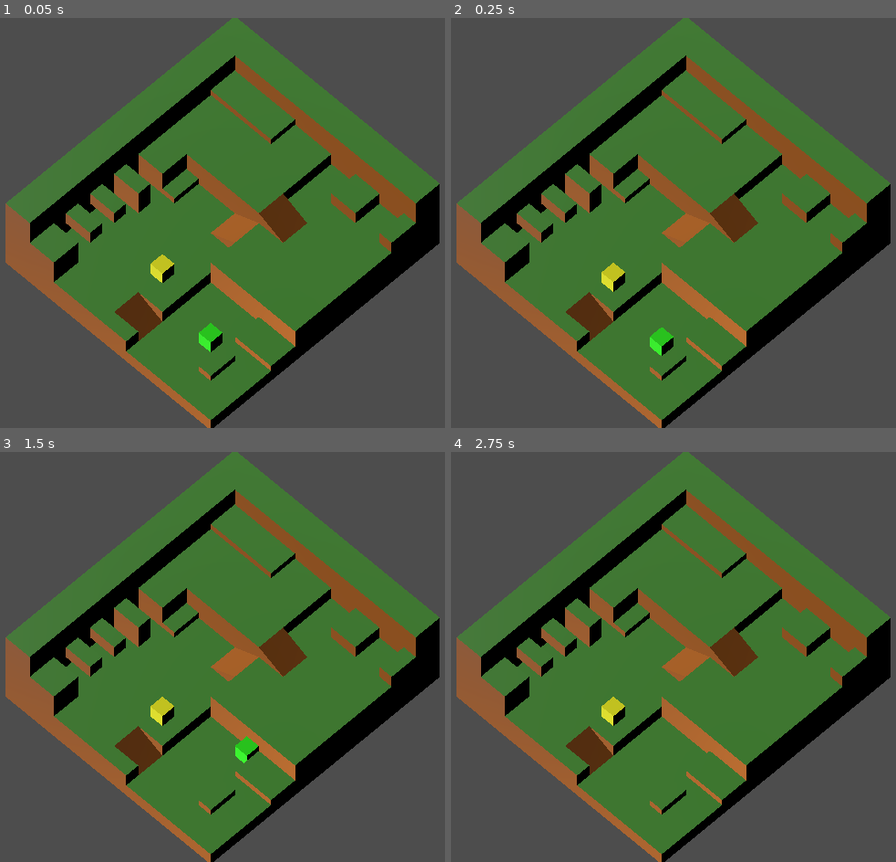
Above: before the commit, frames 1-4 (two rows, left to right).
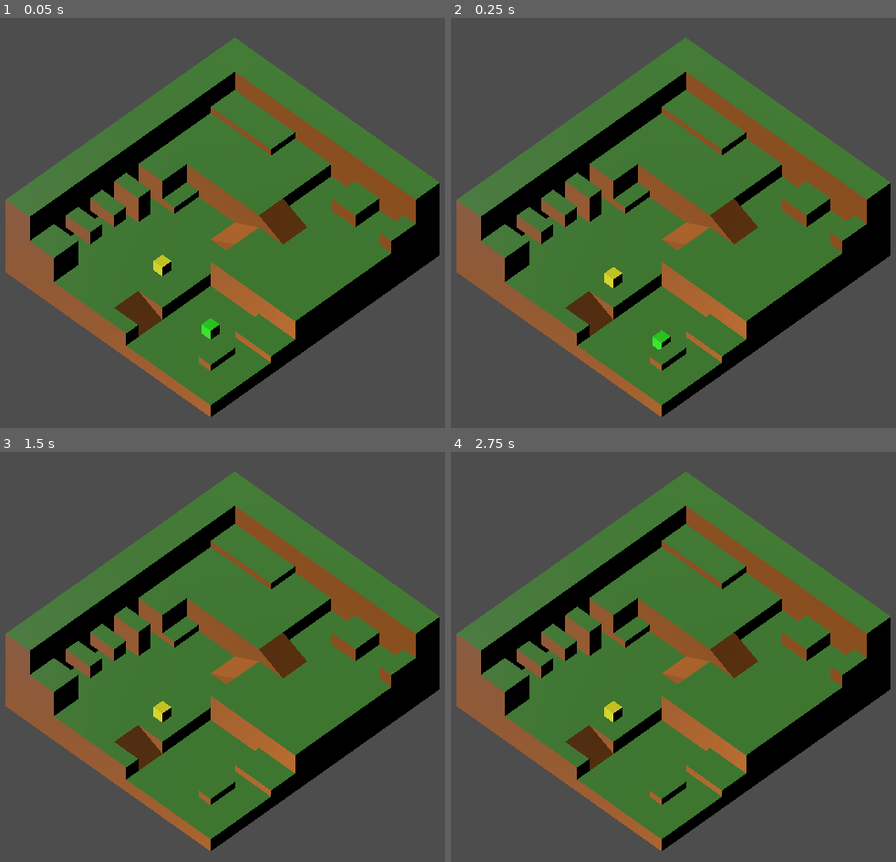
Above: after the commit, the same moments.

Repository: cjberson/dood_stack
Game: Godot game, scene res://main/main.tscn
The game is run twice, just before and just after one commit, with the same random seed, the same clock (stepped at 60 frames per second) and the same inputs.
Inputs:
- Up to frame 1 (0.05 s): no input
- Up to frame 2 (0.25 s): no input
- Up to frame 3 (1.5 s): tap Enter at 0.5 s; hold Right (move_right) 0.53-1.28 s; tap Space (jump) at 0.77 s; hold S (move_back) from 1.28 s (still down)
- Up to frame 4 (2.75 s): tap Space (jump) at 1.52 s; release S (move_back) at 2.03 s; hold Right (move_right) from 2.03 s (still down)

The runs differ from the first frame. In frame 1, 14% of the frame differs, in the area x 1-99%, y 0-100%; in frame 2, 13%; in frame 3, 14%; in frame 4, 13%.

Commit message:
fixed the controls

Diff:
--- a/main/main.tscn
+++ b/main/main.tscn
@@ -19,17 +19,17 @@
 transform = Transform3D(-0.857859, -4.1994e-08, -0.513886, -0.309457, 0.798352, 0.516595, 0.410262, 0.602191, -0.684873, 0, 11.246, 0)
 
 [node name="Player" parent="." groups=["player"] instance=ExtResource("1_we6py")]
-transform = Transform3D(1, -3.48787e-16, 3.48787e-16, 3.48787e-16, 1, -3.48787e-16, -3.48787e-16, 3.48787e-16, 1, 2.08165e-12, 1, 2.08165e-12)
+transform = Transform3D(0.75, -2.6159e-16, 2.6159e-16, 2.6159e-16, 0.75, -2.6159e-16, -2.6159e-16, 2.6159e-16, 0.75, 2.08165e-12, 1, 2.08165e-12)
 
 [node name="CameraPivot" type="Marker3D" parent="."]
-transform = Transform3D(0.707107, 0.577096, -0.408607, 2.01549e-16, 0.577857, 0.816137, 0.707107, -0.577096, 0.408607, 4, 13, 4.5)
+transform = Transform3D(0.707107, 0.5, -0.5, 2.4663e-16, 0.707106, 0.707106, 0.707107, -0.5, 0.5, 4, 10, 4.5)
 
 [node name="Camera3D" type="Camera3D" parent="CameraPivot"]
 projection = 1
 size = 24.0
 
 [node name="NPC" parent="." instance=ExtResource("2_thw04")]
-transform = Transform3D(1, 0, 0, 0, 1, 0, 0, 0, 1, 1, 2, -5)
+transform = Transform3D(0.75, 0, 0, 0, 0.75, 0, 0, 0, 0.75, 1, 2, -5)
 
 [node name="Playground" type="StaticBody3D" parent="." groups=["world"]]
 transform = Transform3D(1, 0, 0, 0, 1, 0, 0, 0, 1, 2.08165e-12, -1, 2.08165e-12)
--- a/player.gd
+++ b/player.gd
@@ -10,6 +10,9 @@
 var target_velocity = Vector3.ZERO
 var base = null
 var prev_base = null
+
+const COS_45 = cos(PI / 4)
+const SIN_45 = sin(PI / 4)
 
 
 func _physics_process(delta):
@@ -39,10 +42,6 @@
 	# Vertical Velocity
 	if not is_on_floor():	 # If in the air, fall towards the floor
 		target_velocity.y = target_velocity.y - (fall_acceleration * delta)
-
-
-	# Moving the Character
-	velocity = target_velocity
 
 	if Input.is_action_just_pressed("jump"):
 		if base == null:
@@ -81,13 +80,23 @@
 				base = collider
 
 				break
+	print(target_velocity)
+	target_velocity = cartesian_to_isometric(target_velocity)
 
 	if base == null:
+		velocity = target_velocity
 		move_and_slide()
 	else:
-		base.velocity = velocity
+		base.velocity = target_velocity
 		base.move_and_slide()
 
 		position.x = base.position.x
 		position.y = base.position.y + 1
 		position.z = base.position.z
+
+func cartesian_to_isometric(cartesian):
+	# Rotation by 45 degrees clockwise: https://en.wikipedia.org/wiki/Rotation_matrix
+	var iso_x = cartesian.x * COS_45  - cartesian.z * SIN_45
+	var iso_z = cartesian.x * SIN_45 + cartesian.z * COS_45
+
+	return Vector3(iso_x, cartesian.y, iso_z)
